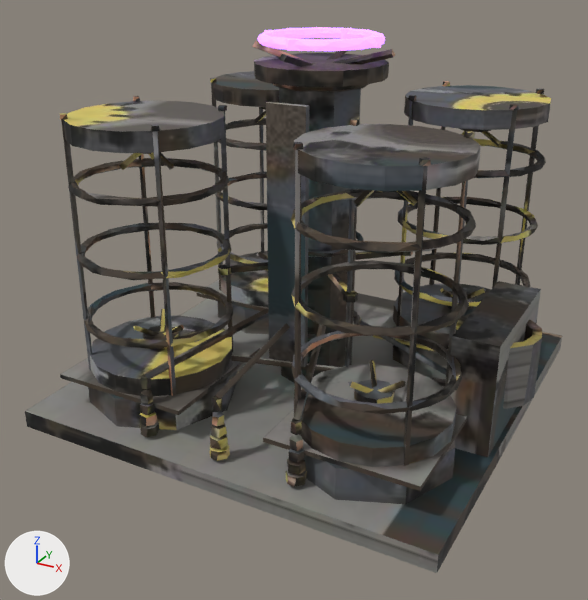
What one commit did to the glTF model arte/modelos/energia/acumulador_cristal/acumulador_cristal.glb.
One viewpoint serves both versions: a 50 mm camera at (1.59, -3.11, 1.98) aimed at (-0.03, -0.19, 0.52). The lights are fixed; the arrows at lower left show +X, +Y and +Z. The first picture is the older version. Where no turn or scale is listed for an object, it has been applied to the vertices. Vertices at exactly the same position are counted once.

The first picture shows 'acumulador_cristal_corpo', 'anel_foco_mesh'.
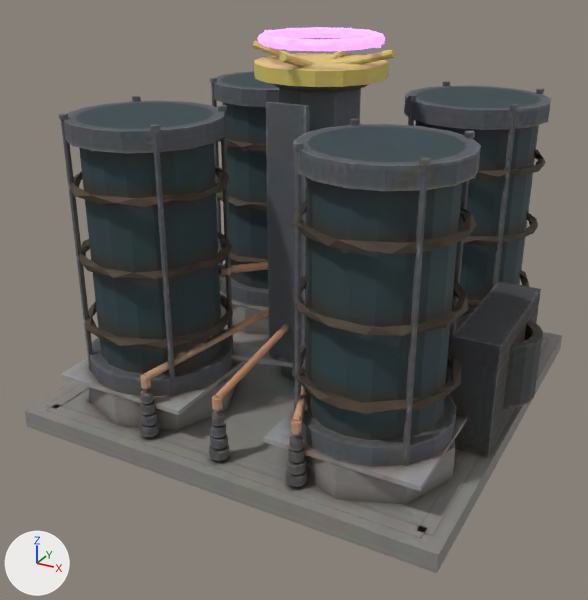
Diff of the bpy script that builds the scene:
```diff
--- a/arte/modelos/energia/acumulador_cristal/acumulador_cristal.glb.py
+++ b/arte/modelos/energia/acumulador_cristal/acumulador_cristal.glb.py
@@ me_laje_concreto @@
 # used by ob_acumulador_cristal_corpo; location = (0.0, 0.0, 0.0)
-me_laje_concreto.from_pydata(...)  # 2891 vertices, 5250 faces; spans x -0.96..1.03, y -0.96..0.96, z 0.0..1.6
+me_laje_concreto.from_pydata(...)  # 3595 vertices, 6642 faces; spans x -0.96..1.03, y -0.96..0.96, z 0.0..1.6
+# me_laje_concreto part 1: a new loose piece, an 18-sided cylinder along z spanning x -0.79..-0.25, y -0.79..-0.25, z 0.24..1.35, in mat_acumulador_cristal_tex (picture img_acumulador_cristal_tex)
+# me_laje_concreto part 2: a new loose piece, an 18-sided cylinder along z spanning x 0.25..0.79, y -0.79..-0.25, z 0.24..1.35, in mat_acumulador_cristal_tex (picture img_acumulador_cristal_tex)
+# me_laje_concreto part 3: a new loose piece, an 18-sided cylinder along z spanning x -0.79..-0.25, y 0.25..0.79, z 0.24..1.35, in mat_acumulador_cristal_tex (picture img_acumulador_cristal_tex)
+# me_laje_concreto part 4: a new loose piece, an 18-sided cylinder along z spanning x 0.25..0.79, y 0.25..0.79, z 0.24..1.35, in mat_acumulador_cristal_tex (picture img_acumulador_cristal_tex)
+# me_laje_concreto part 5: 253 vertices moved within x -0.85..0.94, y -0.88..0.85, z 0.1..1.49; 1349 vertices removed from x -0.85..1.01, y -0.89..0.85, z 0.1..1.6; 1885 vertices added at x -0.91..1.02, y -0.91..0.91, z 0.07..1.6
+# me_laje_concreto part 6: 721 kept faces spanning x -0.86..0.94, y -0.87..0.86, z 0.08..1.53 get new texture (UV) coordinates
+# other edits to the shape of me_laje_concreto do not show in these pictures
 me_laje_concreto.materials.append(mat_acumulador_cristal_tex)
```

Where the change shows, as pixel boxes [x1, y1, x2, y2] in the pictures (588 x 600 px; the box of a moved part takes in the faces that stretch with it):
part 1 of me_laje_concreto, added
    after: [76, 103, 222, 374]
part 2 of me_laje_concreto, added
    after: [306, 127, 465, 440]
part 3 of me_laje_concreto, added
    after: [222, 73, 279, 289]
part 4 of me_laje_concreto, added
    after: [415, 87, 540, 320]
part 5 of me_laje_concreto, moved or reshaped
    before: [60, 47, 546, 487]
    after: [46, 41, 549, 539]
part 6 of me_laje_concreto, surface changed
    both: [63, 53, 551, 469]
